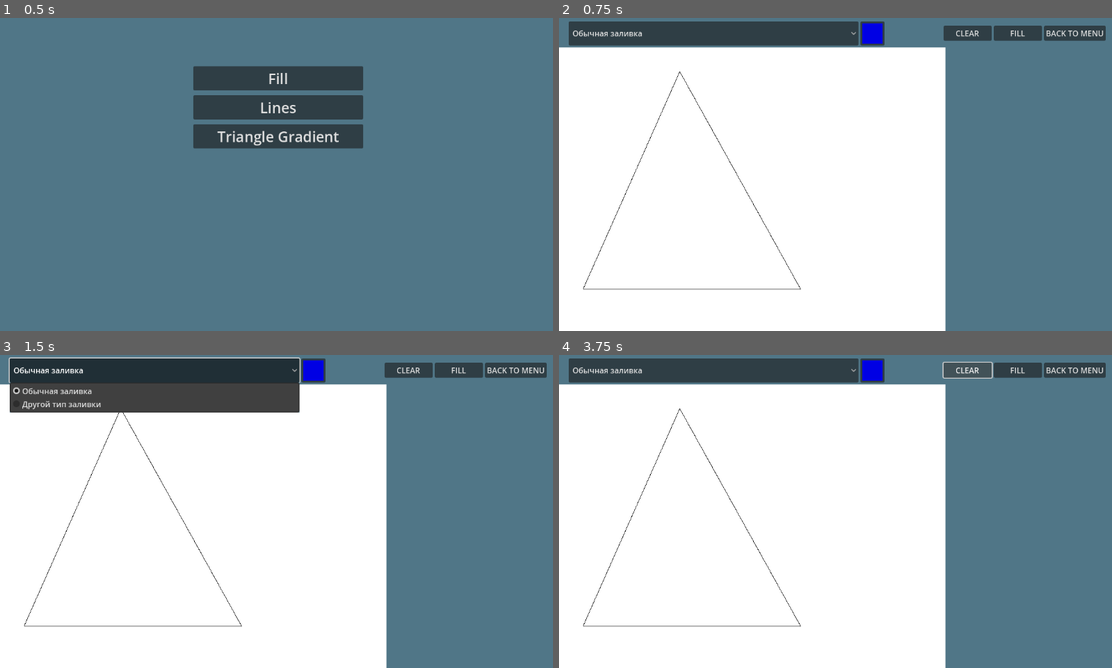
Above: before the commit, frames 1-4 (two rows, left to right).
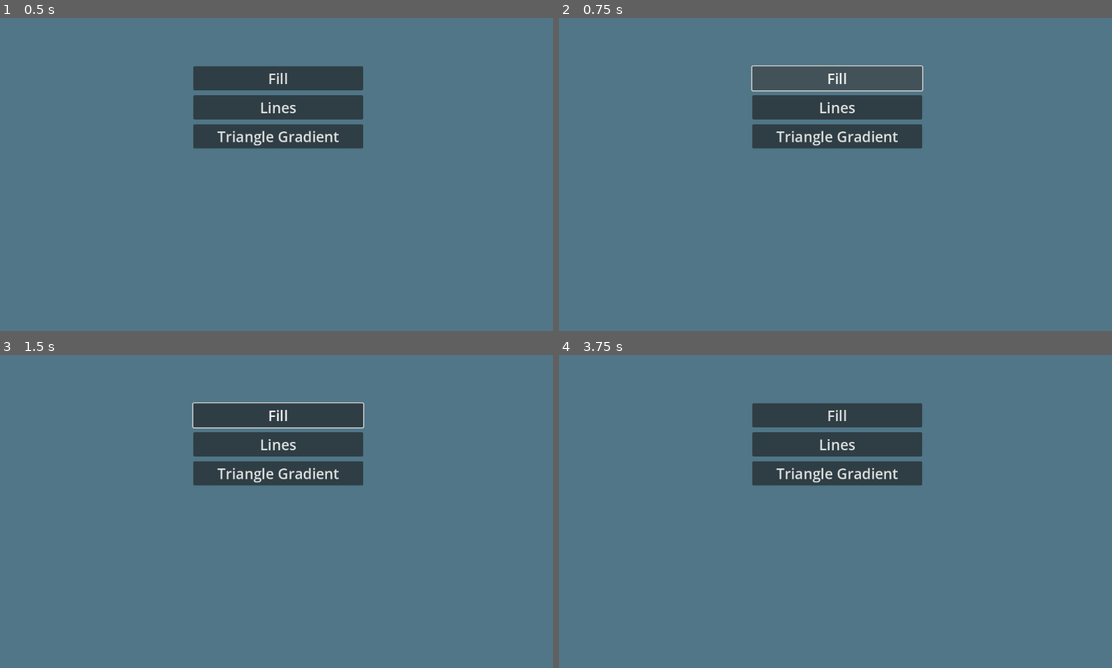
Above: after the commit, the same moments.

Repository: GodotGangComgraph/lab03-raster
Game: Godot game, scene res://menu.tscn
The game is run twice, just before and just after one commit, with the same random seed, the same clock (stepped at 60 frames per second) and the same inputs.
Inputs (mouse positions are in pixels of both pictures, inside the frame that each line leads up to):
- Up to frame 1 (0.5 s): no input
- Up to frame 2 (0.75 s): click "Fill" at 0.5 s
- Up to frame 3 (1.5 s): click (154, 370) at 1.25 s, where only the run before the commit has a clickable "Обычная заливка"
- Up to frame 4 (3.75 s): click (835, 445) at 2 s, where only the run after the commit has a clickable "Lines"; click (785, 373) at 2.75 s, where only the run after the commit has a clickable "Bresenham"; click "CLEAR" (after the commit: "BACK TO MENU") at 3.5 s

Frame 1 is identical in both runs. In frame 2, 69% of the frame differs, in the area x 0-99%, y 1-100%; in frame 3, 69%; in frame 4, 69%.

Commit message:
added 1c task

Diff:
--- /dev/null
+++ b/border.gd
@@ -0,0 +1,75 @@
+extends Control
+
+var image : Image
+var boundary_color : Color = Color.BLACK # Цвет границы (например, красный)
+var draw_color : Color = Color.GREEN # Цвет, которым будем рисовать границу (например, зеленый)
+var start_point : Vector2 # Начальная точка для обхода
+var boundary_points : Array = [] # Список точек границы
+
+func _ready():
+	# Загрузка изображения
+	var img_texture = preload("res://star.png")
+	image = img_texture.get_image()
+
+	# Получаем начальную точку границы
+	start_point = find_boundary_start()
+
+	if start_point:
+		# Если начальная точка найдена, начинаем обход границы
+		follow_boundary(start_point)
+
+	# Прорисовываем результат поверх изображения
+	queue_redraw()
+
+
+# Метод для поиска первой точки границы
+func find_boundary_start() -> Vector2:
+	for x in range(image.get_width()):
+		for y in range(image.get_height()):
+			var pixel_color = image.get_pixel(x, y)
+			if pixel_color == boundary_color:
+				return Vector2(x, y) # Возвращаем первую найденную точку с цветом границы
+	return Vector2(0, 0)
+
+
+# Алгоритм обхода границы
+func follow_boundary(start_point: Vector2):
+	var current_point = start_point
+	boundary_points.append(current_point)
+
+	var directions = [Vector2(1, 0), Vector2(1, 1), Vector2(0, 1), Vector2(-1, 1), Vector2(-1, 0), Vector2(-1, -1), Vector2(0, -1), Vector2(1, -1)]
+	var current_direction = 0
+	while true:
+		var found_next = false
+		for i in range(8):
+			var direction_index = (current_direction + i) % 8 # Обход по кругу
+			var direction = directions[direction_index]
+			var next_point = current_point + direction
+			var color = image.get_pixelv(next_point)
+			if color == boundary_color:
+				if next_point in boundary_points: # Если вернулись в начальную точку
+					return
+				boundary_points.append(next_point)
+				#var lambda = func(vec: Vector2, vec2: Vector2):
+				#	return vec[1] < vec2[1] or vec[0] < vec2[0]
+				# boundary_points.sort_custom(lambda)
+				current_point = next_point
+				found_next = true
+				current_direction = (direction_index + 6) % 8
+				break
+
+		if not found_next:
+			break # Останавливаем обход, если граница закончилась
+
+
+# Прорисовка границы
+func _draw():
+	# Рисуем исходное изображение
+	draw_texture(ImageTexture.create_from_image(image), Vector2(0, 0))
+
+	# Рисуем границу поверх изображения
+	for point in boundary_points:
+		draw_circle(point, 1, draw_color)
+
+func _process(delta):
+	queue_redraw() # Постоянно обновляем отрисовку
--- a/Filling.tscn
+++ b/border.tscn
@@ -1,6 +1,6 @@
-[gd_scene load_steps=2 format=3 uid="uid://df6h8eohinyyv"]
+[gd_scene load_steps=2 format=3 uid="uid://dnf5c4ec1tqie"]
 
-[ext_resource type="Script" path="res://filling.gd" id="1_ord66"]
+[ext_resource type="Script" path="res://border.gd" id="1_tpkpk"]
 
 [node name="Control" type="Control"]
 layout_mode = 3
@@ -9,7 +9,7 @@
 anchor_bottom = 1.0
 grow_horizontal = 2
 grow_vertical = 2
-script = ExtResource("1_ord66")
+script = ExtResource("1_tpkpk")
 
 [node name="VBoxContainer" type="VBoxContainer" parent="."]
 layout_mode = 1
@@ -66,8 +66,3 @@
 [node name="TextureRect" type="TextureRect" parent="VBoxContainer"]
 layout_mode = 2
 size_flags_horizontal = 0
-
-[connection signal="popup_closed" from="VBoxContainer/MarginContainer/HBoxContainer/ColorPickerButton" to="." method="_on_color_picker_button_popup_closed"]
-[connection signal="pressed" from="VBoxContainer/MarginContainer/HBoxContainer/Button" to="." method="clear"]
-[connection signal="pressed" from="VBoxContainer/MarginContainer/HBoxContainer/Button3" to="." method="_on_fill_button_pressed"]
-[connection signal="pressed" from="VBoxContainer/MarginContainer/HBoxContainer/Button2" to="." method="_on_button_2_pressed"]
Binary file added: OCTOPUS.png
Not shown, added: OCTOPUS.png.import
Binary file added: circle.png
Not shown, added: circle.png.import
Binary file added: shit.png
Not shown, added: shit.png.import
Binary file added: square.png
Not shown, added: square.png.import
Binary file added: star.png
Not shown, added: star.png.import
